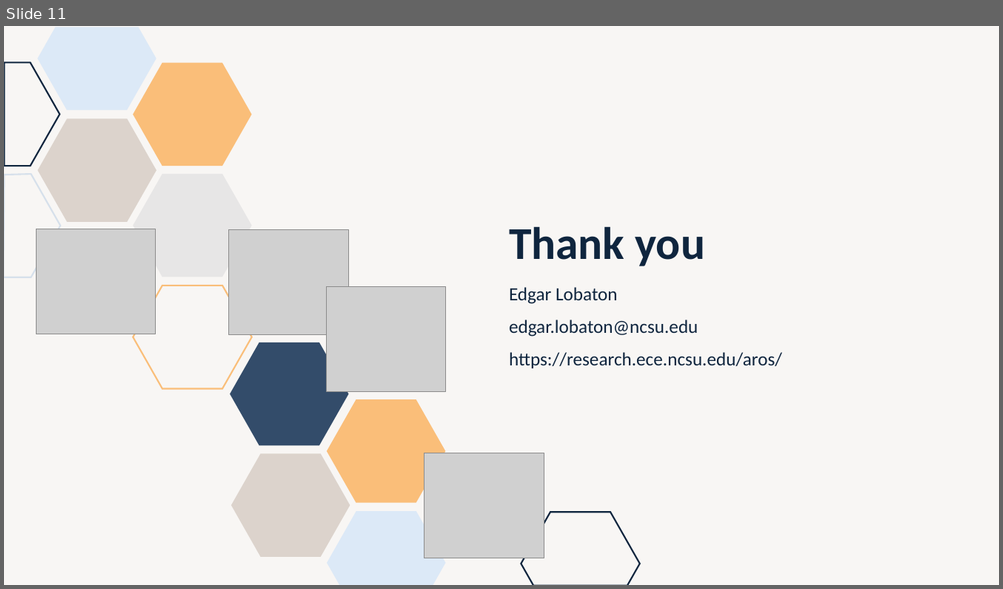
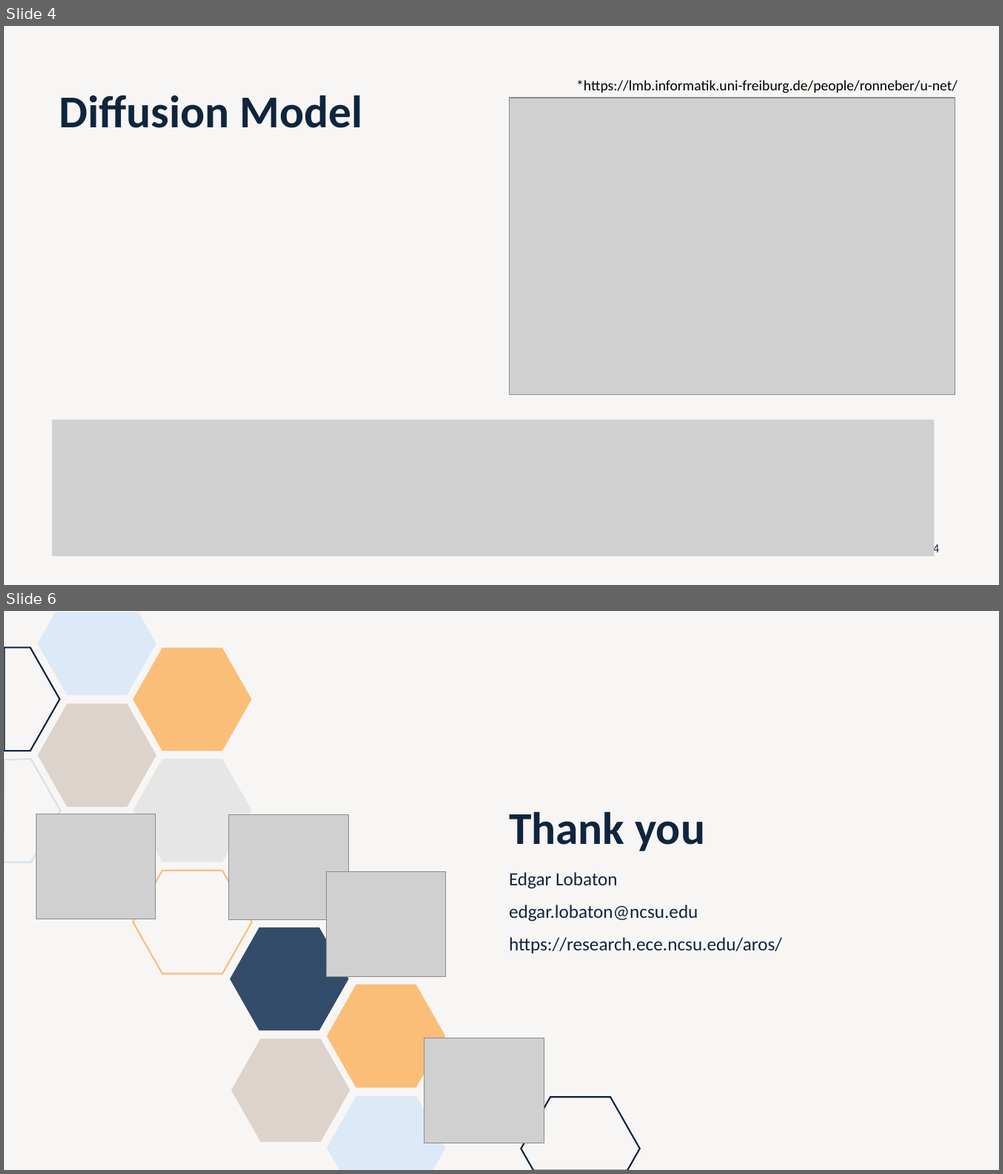
Before and after one commit to lobaton/Deep-Learning-with-Python, a slide deck: Slides/09 - Diffusion Models.pptx. Shown one above the other, each under a label of ours: slide 11 before the commit, slides 4 and 6 after it; the slides between them are not shown. The pictures are 1003x589 and 1003x1174 pixels, drawn with LibreOffice and Linux fonts; fonts in the diff are those of the drawing; grey boxes stand for pictures. Boxes give left, top, right and bottom in pixels: in the first picture for what was removed or moved away, otherwise in the second. Text is boxed around its words. In the diff, an @@ line names an element or a change of style, - is before the commit and + after.

Commit message:
Updated diffusion slides.

```diff
--- a/Slides/09 - Diffusion Models.pptx
+++ b/Slides/09 - Diffusion Models.pptx
@@ slide 4 added at <box>4,26,999,585</box>, background #DCD3CC at 20% opacity @@
@@ text added at <box>576,80,957,93</box>, 14 pt, text #000000 @@
+*https://lmb.informatik.uni-freiburg.de/people/ronneber/u-net/
@@ title added at <box>60,95,362,128</box>, 44 pt, text #0F253E, bold @@
+Diffusion Model
@@ picture added at <box>509,98,956,395</box> @@
@@ picture added at <box>52,420,933,557</box> @@
@@ page number added at <box>933,545,939,553</box>, 12 pt, text #0F253E @@
+4
@@ what was slide 11 is now slide 6 @@
```
Also in this commit, not shown: 1 slide changed, 3 other slides added, 9 slides removed.
